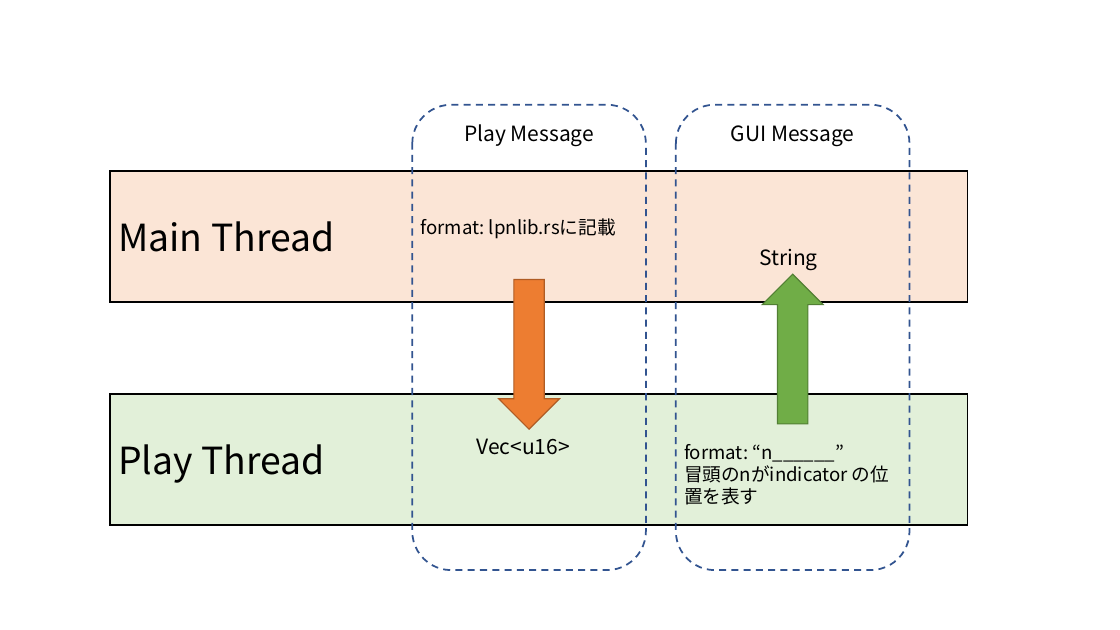
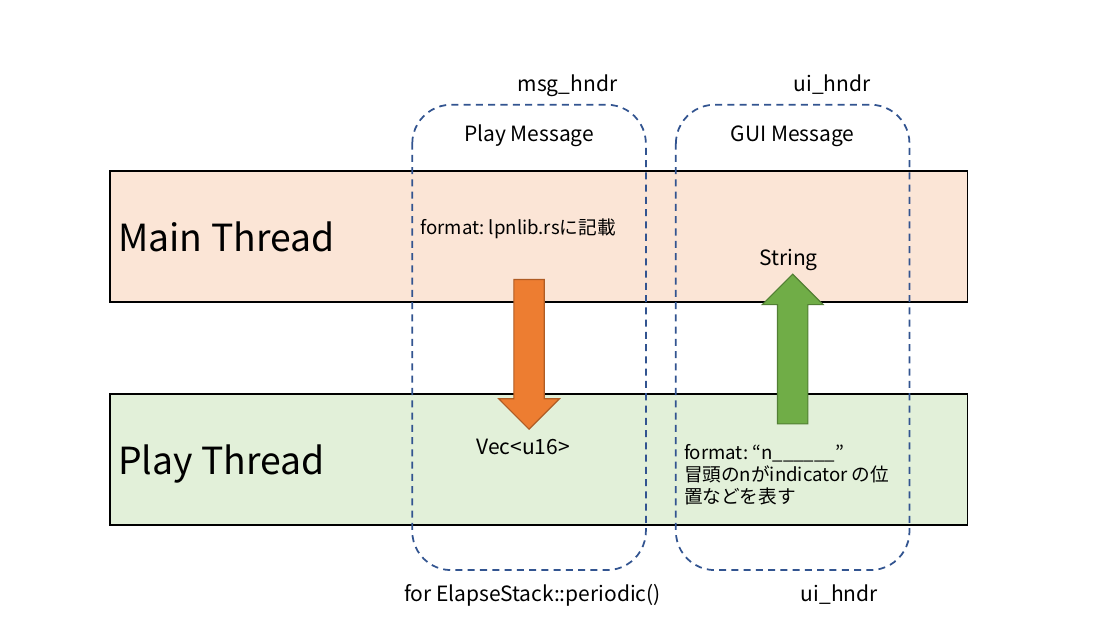
Before and after one commit to hasebems/Loopian_Rust, a slide deck: slide 15 of doc/design.pptx. Drawn at 1120x630 pixels with LibreOffice and Linux fonts; fonts in the diff are those of the drawing. Boxes give left, top, right and bottom in pixels: in the first picture for what was removed or moved away, otherwise in the second. Text is boxed around its words. In the diff, an @@ line names an element or a change of style, - is before the commit and + after.

Commit message:
flowコマンドの後のレスでパートを表示

```diff
--- a/doc/design.pptx
+++ b/doc/design.pptx
@@ text added at (518, 74, 618, 96), 18 pt, text #000000 @@
+msg_hndr
@@ text added at (794, 74, 871, 94), 18 pt, text #000000 @@
+ui_hndr
@@ text at (684, 465, 889, 505): text changed @@
-冒頭のnがindicator の位置を表す
+冒頭のnがindicator の位置などを表す
@@ text added at (404, 584, 660, 606), 18 pt, text #000000 @@
+for ElapseStack::periodic()
@@ text added at (801, 584, 878, 604), 18 pt, text #000000 @@
+ui_hndr
```
Also in this commit, not shown: 3 other files.
